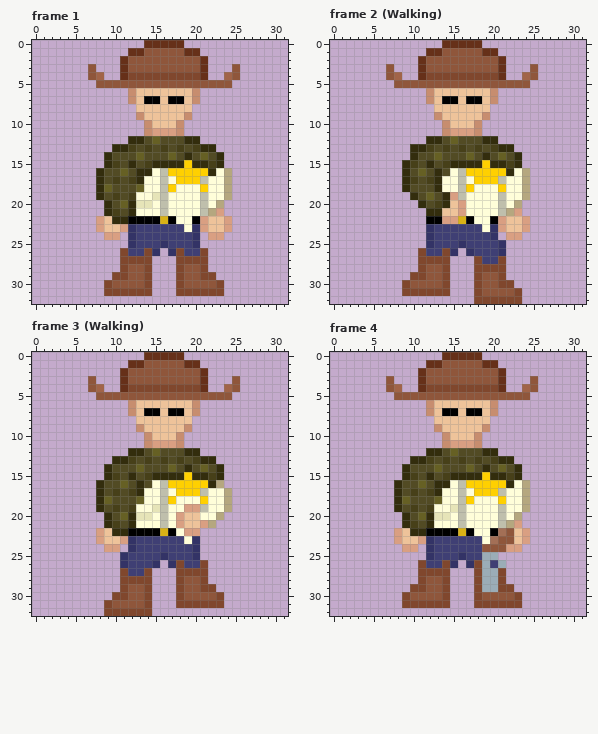
A pixel-art file gets an edit: Art/Cowboy.ase. Above: the version before the commit.
32x33 pixels, 7 frames. Shown: frame 1, frame 2 (Walking), frame 3 (Walking), frame 4. The commit also changed other frames, which this record leaves out.
After the commit:
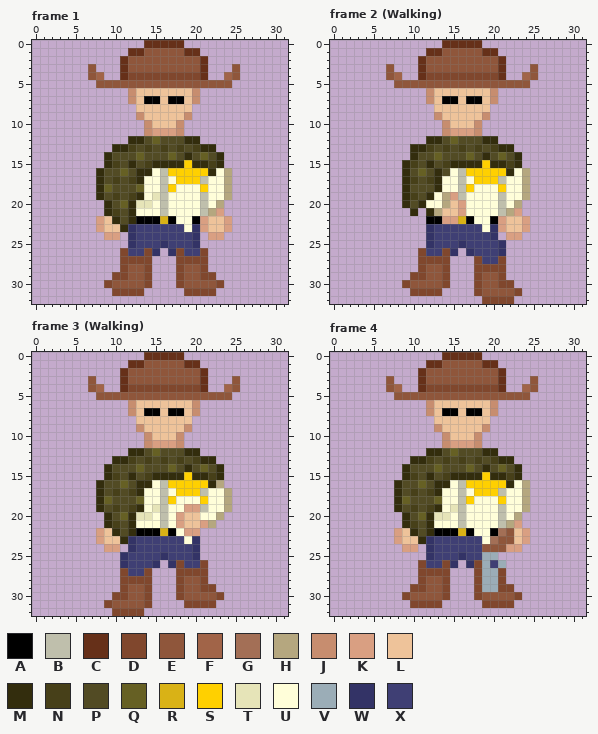
Palette (. is transparent): A #000000  B #bfbfac  C #663019  D #80472d  E #8f563b  F #a16448  G #a36f56  H #b5a77f  J #c78d6f  K #d99f82  L #eec39a  M #332d0d  N #474019  P #524b24  Q #666024  R #d9b216  S #ffd000  T #e6e4b8  U #fffed9  V #9badb7  W #333366  X #3f3f74
Difference:
Frame 1:
The author changed colour A to colour M in row 22 at x 12.
The author changed colour K to colour M in row 23 at x 11.
The author changed colour U to colour M in row 19 at x 13.
The author changed colour M to colour P in row 22 at x 11.
Colour D is gone in row 31 at x 9, 14, 18 and 23.
Frame 2 (Walking):
The author changed colour M to colour H in rows 19 to 20 at x 14; in row 21 at x 13.
Colour M now appears in rows 19 to 20 at x 9; in row 21 at x 10.
The author changed colour Q to colour M in row 19 at x 12.
The author changed colour M to colour N in row 19 at x 10.
Colour P now appears in row 20 at x 10.
The author changed colour N to colour U in row 20 at x 13.
The author changed colour P to colour U in row 19 at x 13; in row 20 at x 12.
Colour D is gone in row 31 at x 9 and 14; in row 32 at x 18 and 23.
Frame 3 (Walking):
The author changed colour A to colour M in row 22 at x 12.
The author changed colour K to colour M in row 23 at x 11.
The author changed colour P to colour M in row 16 at x 14.
The author changed colour U to colour M in row 19 at x 13.
The author changed colour M to colour P in row 22 at x 11.
Colour D is gone in row 31 at x 18 and 23; in row 32 at x 9 and 14.
Frame 4: the same change as frame 1
